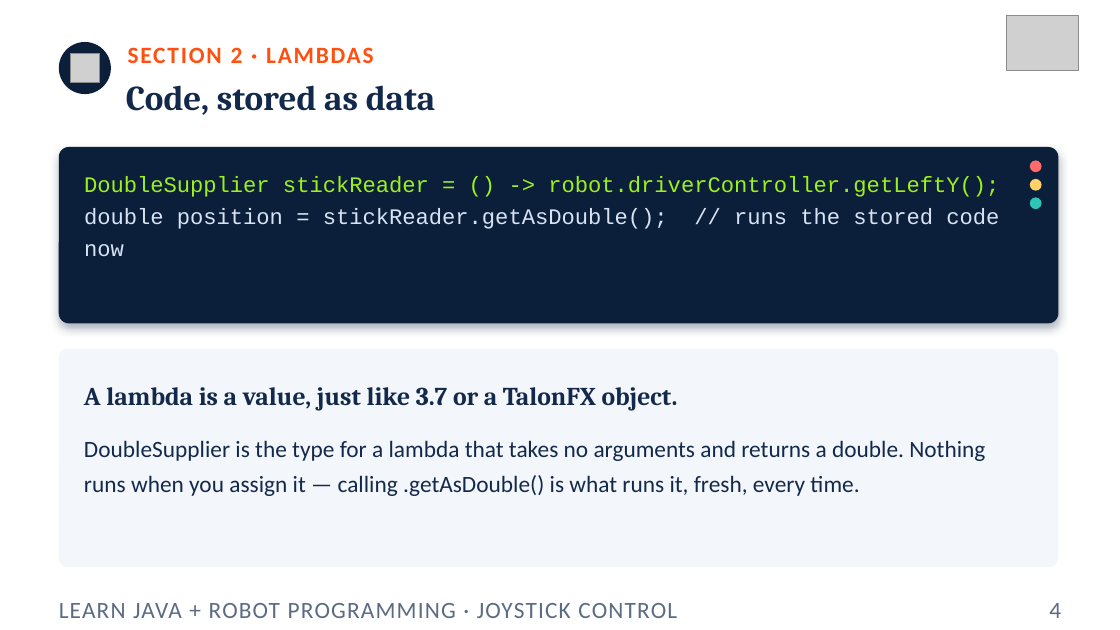
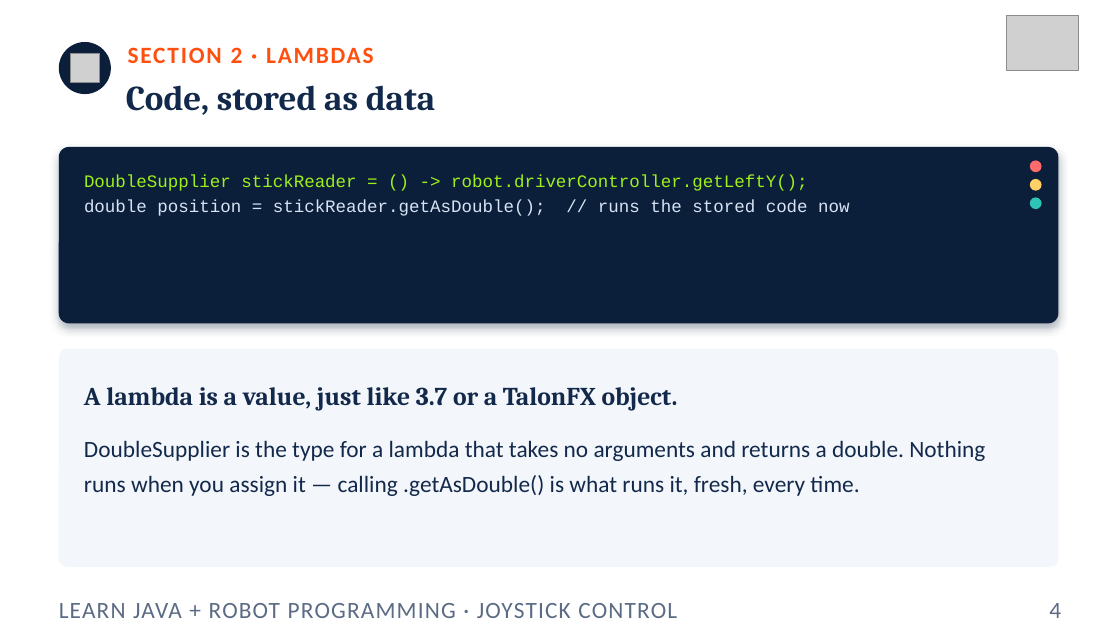
Before and after one commit to FRC5010/BasicRobotLessons, a slide deck: slide 4 of docs/presentations/v3/02-joystick-control.pptx. Drawn at 1120x630 pixels with LibreOffice and Linux fonts; fonts in the diff are those of the drawing; grey boxes stand for pictures. Boxes give left, top, right and bottom in pixels: in the first picture for what was removed or moved away, otherwise in the second. Text is boxed around its words. In the diff, an @@ line names an element or a change of style, - is before the commit and + after.

```diff
--- a/docs/presentations/v3/02-joystick-control.pptx
+++ b/docs/presentations/v3/02-joystick-control.pptx
@@ text "DoubleSupplier stickReader = () -> ..." at (84, 175, 849, 216): size 19 to 15 pt @@
```
Also in this commit, not shown: 3 other slides changed, 11 other files.
